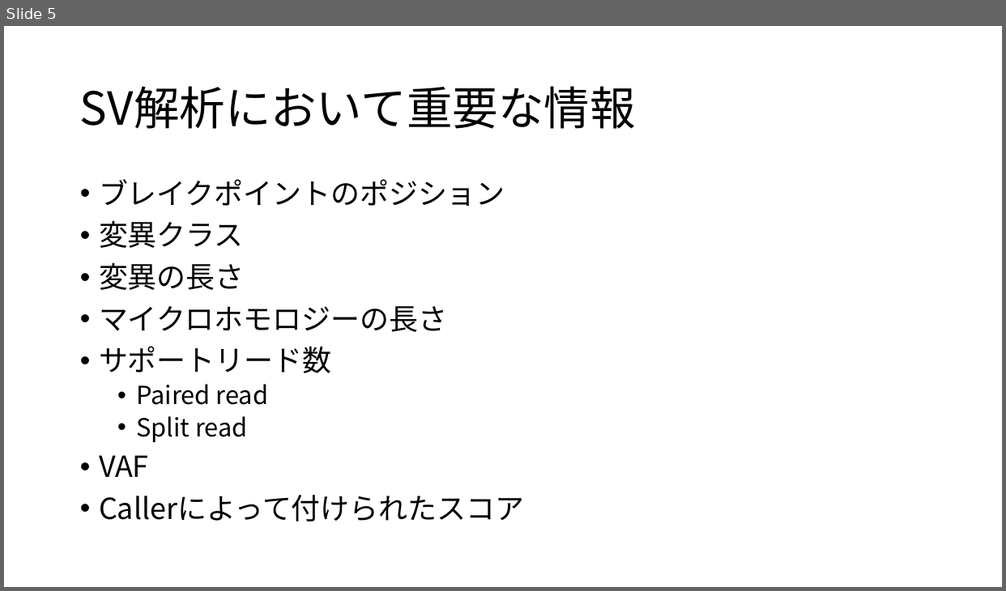
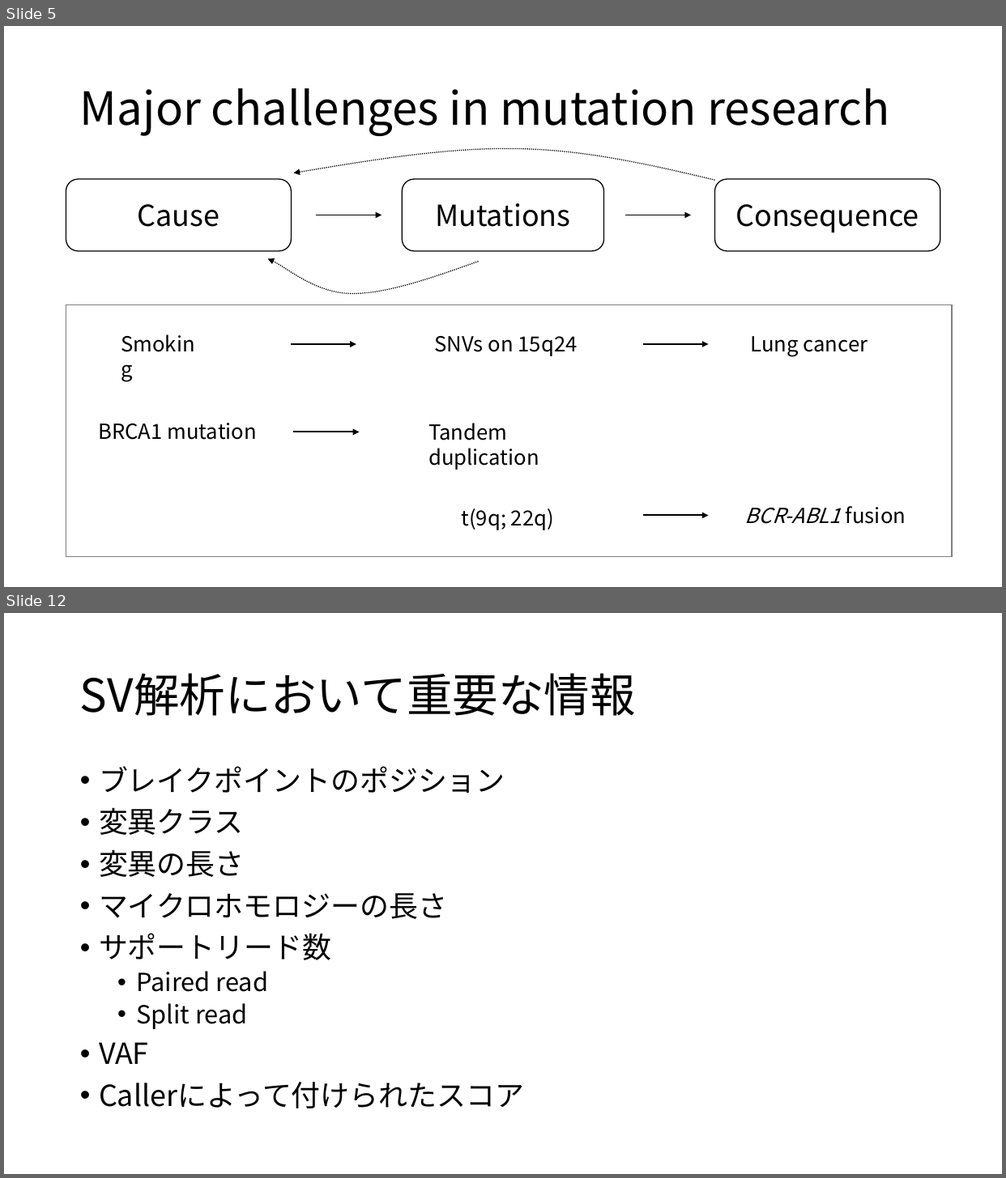
Before and after one commit to dermasugita/Viola-SV, a slide deck: resources/SV_parser.pptx. Shown one above the other, each under a label of ours: slide 5 before the commit, slides 5 and 12 after it; the slides between them are not shown. The pictures are 1006x591 and 1006x1178 pixels, drawn with LibreOffice and Linux fonts; fonts in the diff are those of the drawing. Boxes give left, top, right and bottom in pixels: in the first picture for what was removed or moved away, otherwise in the second. Text is boxed around its words. In the diff, an @@ line names an element or a change of style, - is before the commit and + after.

```diff
--- a/resources/SV_parser.pptx
+++ b/resources/SV_parser.pptx
@@ slide 5 added at (x1=4, y1=26, x2=1002, y2=587), background #FFFFFF @@
@@ title added at (x1=80, y1=88, x2=890, y2=136), 44 pt, text #000000 @@
+Major challenges in mutation research
@@ freeform shape added at (x1=294, y1=149, x2=715, y2=180), outline #000000 1 pt dashed @@
@@ rounded rectangle added at (x1=66, y1=179, x2=292, y2=251), fill #FFFFFF, outline #000000 1 pt, 28 pt, text #000000 @@
+Cause
@@ rounded rectangle added at (x1=403, y1=179, x2=604, y2=251), fill #FFFFFF, outline #000000 1 pt, 28 pt, text #000000 @@
+Mutations
@@ rounded rectangle added at (x1=715, y1=179, x2=940, y2=251), fill #FFFFFF, outline #000000 1 pt, 28 pt, text #000000 @@
+Consequence
@@ arrow added from (316, 216) to (382, 216), #000000 1.5 pt @@
@@ arrow added from (625, 216) to (691, 216), #000000 1.5 pt @@
@@ freeform shape added at (x1=267, y1=258, x2=478, y2=294), outline #000000 1 pt dashed @@
@@ rectangle added at (x1=66, y1=305, x2=952, y2=557), outline #808080 1 pt @@
@@ text added at (x1=113, y1=327, x2=212, y2=361), 20 pt, text #000000 @@
+Smoking
@@ text added at (x1=435, y1=336, x2=577, y2=356), 20 pt, text #000000 @@
+SNVs on 15q24
@@ text added at (x1=750, y1=336, x2=868, y2=357), 20 pt, text #000000 @@
+Lung cancer
@@ arrow added from (291, 344) to (356, 344), #000000 1.5 pt @@
@@ arrow added from (643, 344) to (709, 344), #000000 1.5 pt @@
@@ text added at (x1=98, y1=423, x2=258, y2=440), 20 pt, text #000000 @@
+BRCA1 mutation
@@ arrow added from (294, 433) to (359, 433), #000000 1.5 pt @@
@@ text added at (x1=428, y1=423, x2=539, y2=470), 20 pt, text #000000 @@
+Tandem duplication
@@ text added at (x1=461, y1=509, x2=554, y2=531), 20 pt, text #000000 @@
+t(9q; 22q)
@@ text added at (x1=745, y1=506, x2=906, y2=524), 20 pt, text #000000, italic @@
+BCR-ABL1 fusion
@@ arrow added from (643, 515) to (709, 515), #000000 1.5 pt @@
@@ what was slide 5 is now slide 12 @@
```
Also in this commit, not shown: 5 slides changed, 7 other slides added, 1 slide removed, 10 other files.
